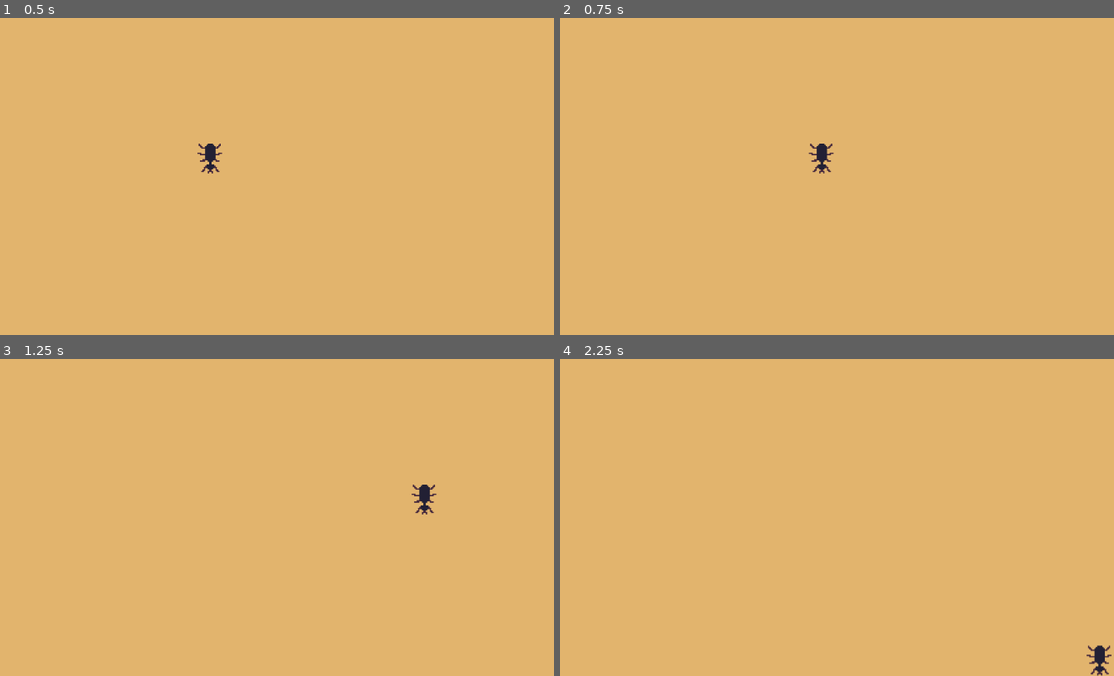
Above: before the commit, frames 1-4 (two rows, left to right).
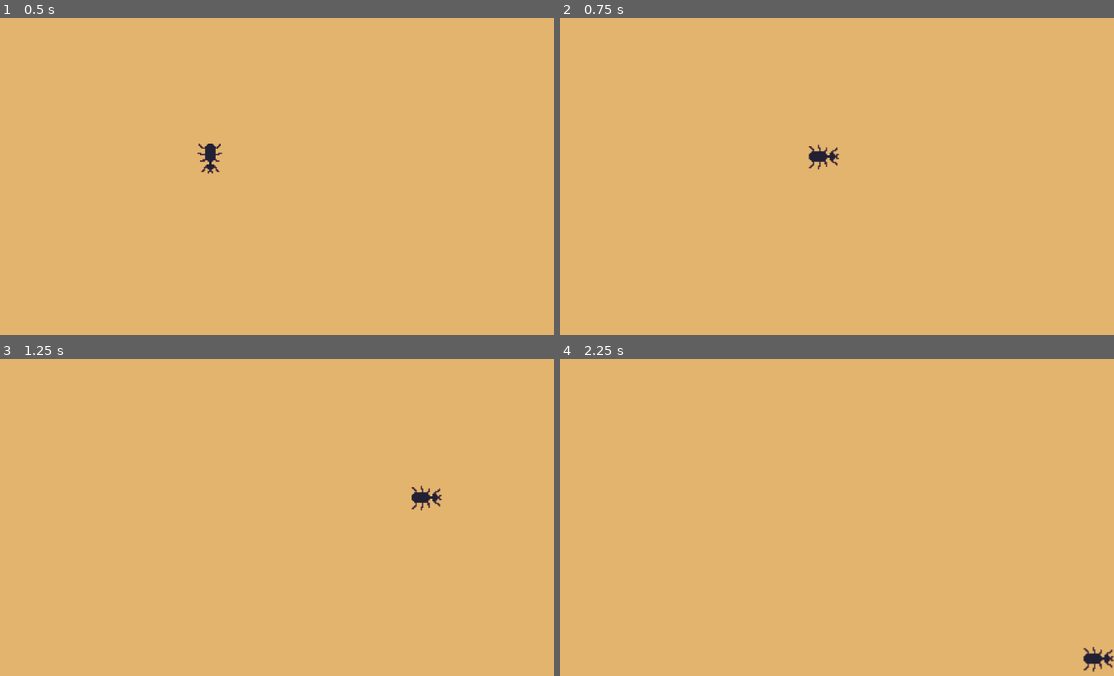
Above: after the commit, the same moments.

Repository: Rednaxelus/AntOhNo
Game: Godot game, scene res://game_loop.tscn
Two runs of this game, one before a commit and one after it. Both use one fixed random seed, a clock stepped at 60 frames per second and the inputs below.
Inputs:
- Up to frame 1 (0.5 s): no input
- Up to frame 2 (0.75 s): tap Enter at 0.5 s; hold Right (ui_right) from 0.53 s (still down)
- Up to frame 3 (1.25 s): keep holding Right (ui_right)
- Up to frame 4 (2.25 s): release Right (ui_right) at 1.28 s; hold Down (ui_down) 1.28-2.03 s; hold Right (ui_right) from 2.03 s (still down)

Frame 1 is identical in both runs. In frame 2, 0.3% of the frame differs, in the area x 44-51%, y 39-50%; in frame 3, 0.3%; in frame 4, 0.3%, in the area x 94-100%, y 90-100%.

Commit message:
rotation

Diff:
--- a/TheGame/ant.gd
+++ b/TheGame/ant.gd
@@ -4,6 +4,8 @@
 const MAX_SPEED = 500
 const ACCELERATION = 5000
 var motion = Vector2.ZERO
+
+const ROTATION_CORRECTION = deg2rad(90)
 
 func _physics_process(delta):
 	var axis = get_input_axis()
@@ -28,3 +30,4 @@
 func apply_movement(acceleration):
 	motion += acceleration
 	motion = motion.clamped(MAX_SPEED)
+	rotation = motion.angle() - ROTATION_CORRECTION
